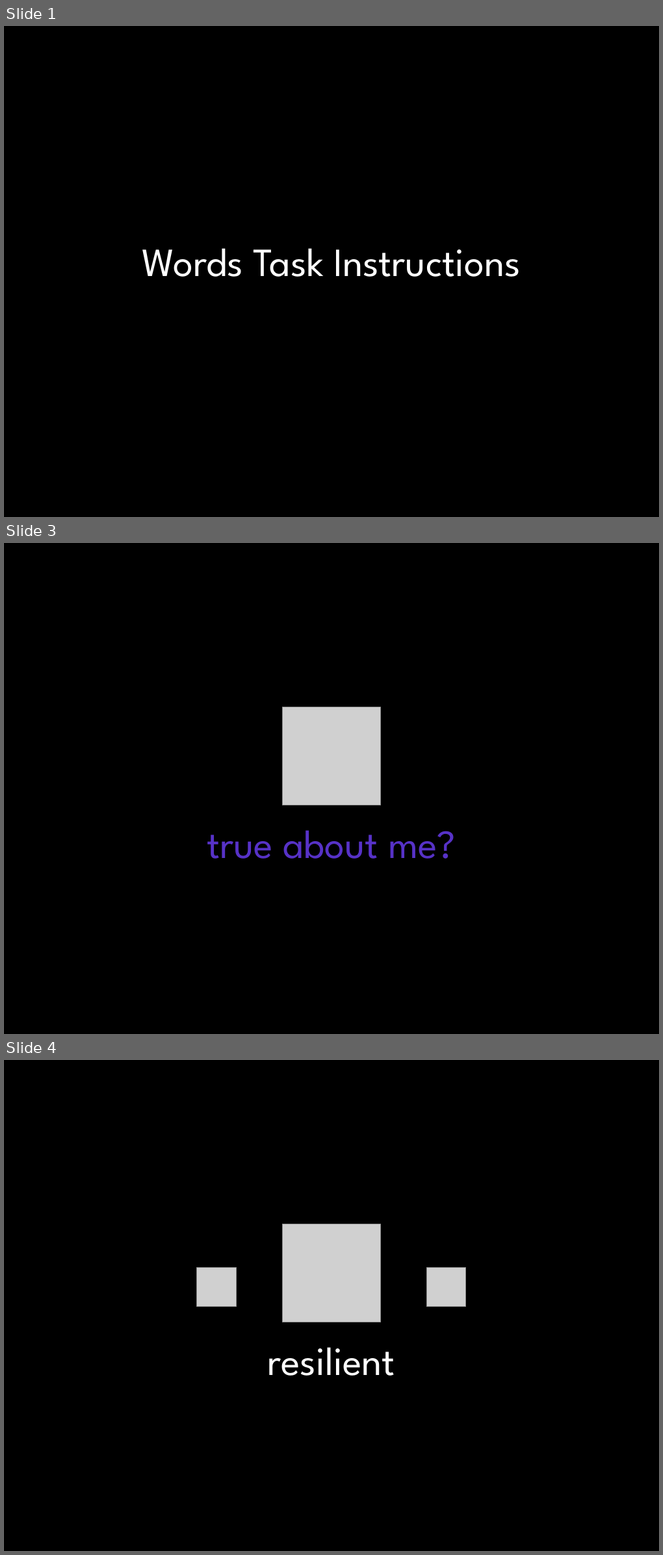
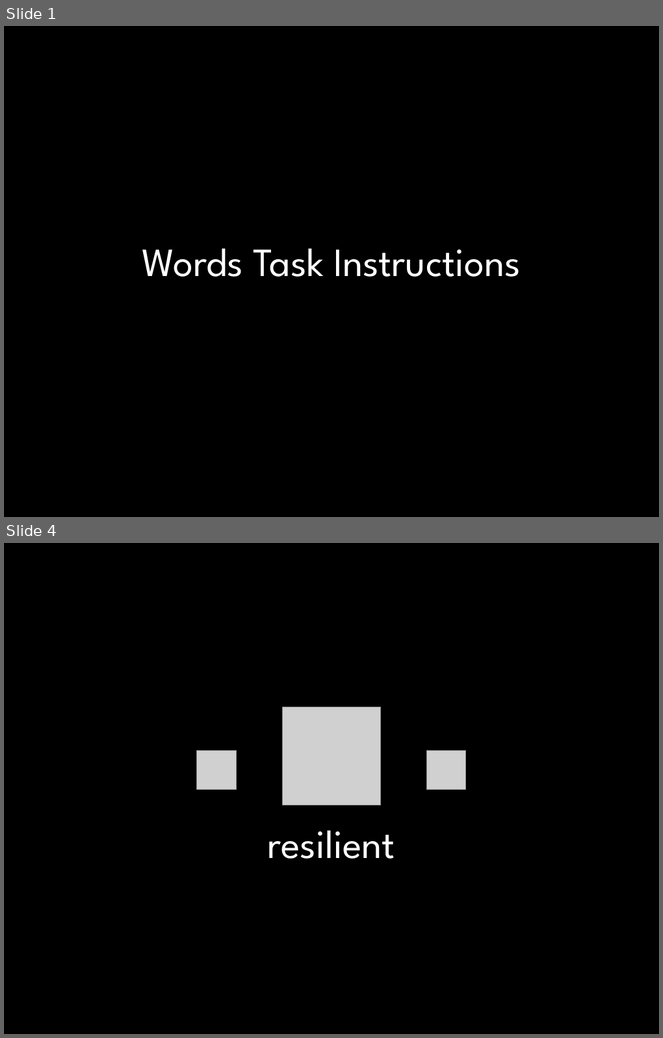
Before and after one commit to dsnlab/svc-wellbeing, a slide deck: SVC_Instructions.pptx. Shown one above the other, each under a label of ours: slides 1, 3 and 4 before the commit, slides 1 and 4 after it; the slides between them are not shown. The pictures are 663x1555 and 663x1038 pixels, drawn with LibreOffice and Linux fonts; fonts in the diff are those of the drawing; grey boxes stand for pictures. Boxes give left, top, right and bottom in pixels: in the first picture for what was removed or moved away, otherwise in the second. Text is boxed around its words. In the diff, an @@ line names an element or a change of style, - is before the commit and + after.

```diff
--- a/SVC_Instructions.pptx
+++ b/SVC_Instructions.pptx
@@ slide 3 removed at [4,543,659,1034], background #000000 @@
@@ picture removed at [282,707,381,806] @@
@@ text removed at [207,830,456,859] @@
-true about me?
```
Also in this commit, not shown: 2 slides changed, 1 slide added, 1 other file.
